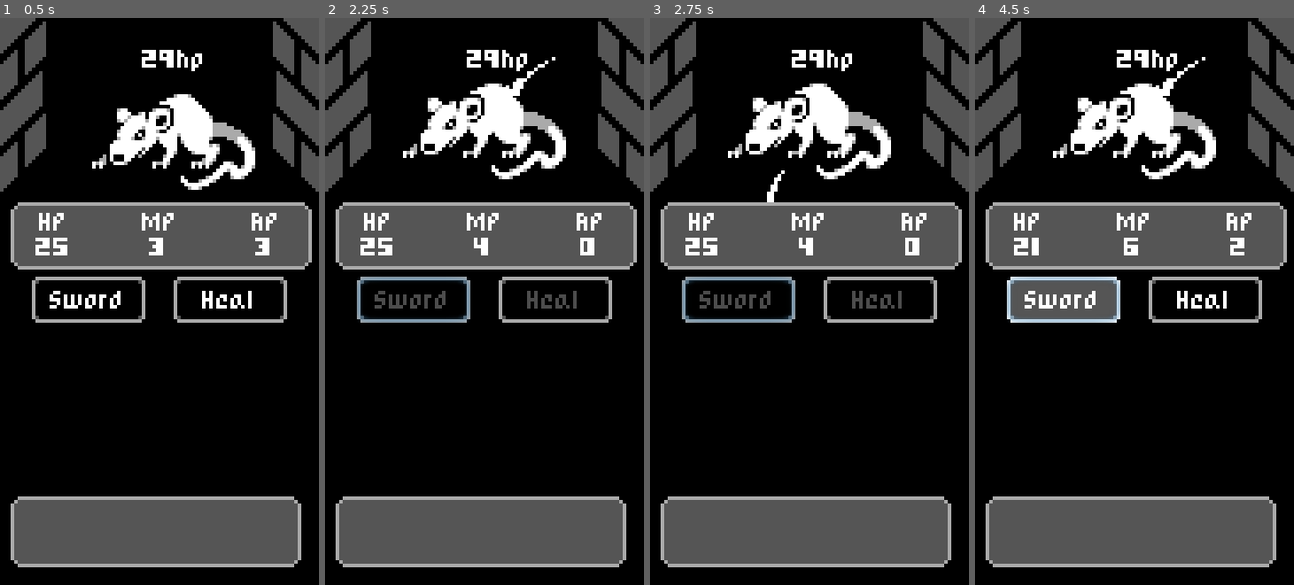
Above: before the commit, frames 1-4 (left to right).
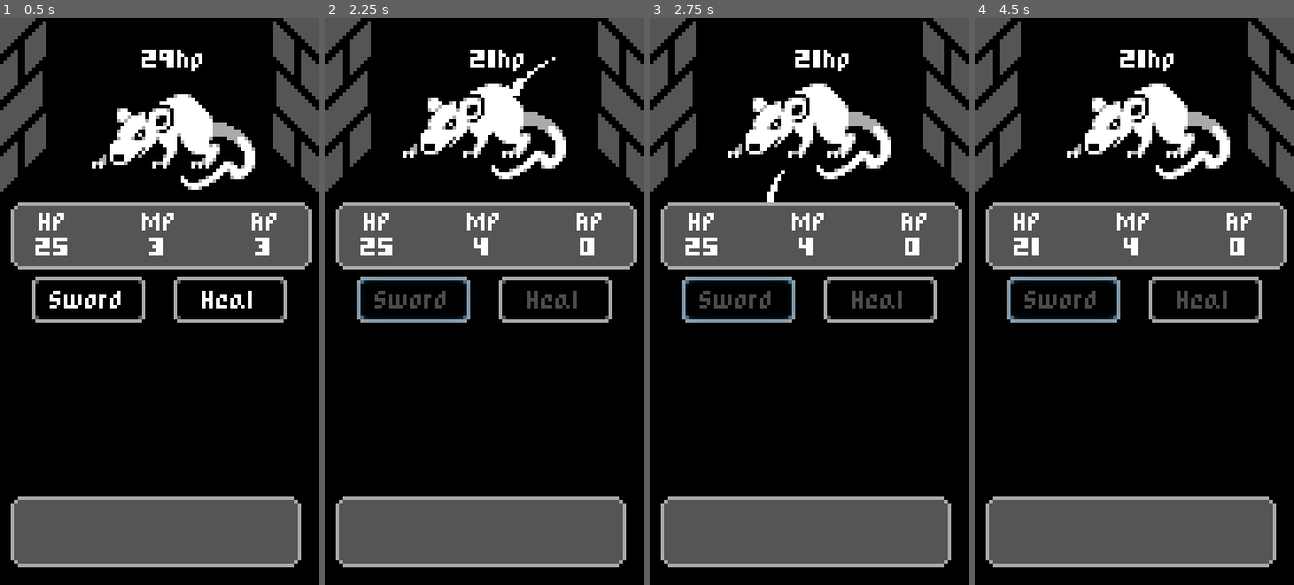
Above: after the commit, the same moments.

Repository: tonytins/mobilerpg
Game: Godot game, scene res://scenes/battle.tscn
Same seed, same stepped clock (60 frames per second), same inputs: the game is played once before the commit and once after it.
Inputs (mouse positions are in pixels of both pictures, inside the frame that each line leads up to):
- Up to frame 1 (0.5 s): no input
- Up to frame 2 (2.25 s): click "Sword" at 0.5 s; click "Heal" at 1.25 s; click "Sword" at 2 s
- Up to frame 3 (2.75 s): no input
- Up to frame 4 (4.5 s): click (1204, 301) at 3.5 s, where only the run before the commit has a clickable "Heal"; click (1064, 301) at 4.25 s, where only the run before the commit has a clickable "Sword"

Frame 1 is identical in both runs. In frame 2, 0.4% of the frame differs, in the area x 44-64%, y 5-10%; in frame 3, 0.4%; in frame 4, 6.9%, in the area x 10-85%, y 5-54%.
Error after the commit: Invalid set index 'hp' (on base: 'Node (stats.gd)') with value of type 'Node (stats.gd)'. (res://scripts/enemy.gd:24)

Commit message:
Decoupled player and enemy interactions
- Player and enemy interactions can now be accessed by the battleUnits resource
- Renamed styles directory to resources

Diff:
--- a/project.godot
+++ b/project.godot
@@ -8,9 +8,14 @@
 
 config_version=4
 
-_global_script_classes=[  ]
+_global_script_classes=[ {
+"base": "Resource",
+"class": "BattleUnits",
+"language": "GDScript",
+"path": "res://scripts/battleUnits.gd"
+} ]
 _global_script_class_icons={
-
+"BattleUnits": ""
 }
 
 [application]
@@ -33,7 +38,7 @@
 
 [gui]
 
-theme/custom="res://styles/game.theme"
+theme/custom="res://resources/game.theme"
 theme/custom_font="res://fonts/pixelrpg-6px.tres"
 
 [importer_defaults]
--- /dev/null
+++ b/resources/battleUnits.tres
@@ -0,0 +1,6 @@
+[gd_resource type="Resource" load_steps=2 format=2]
+
+[ext_resource path="res://scripts/battleUnits.gd" type="Script" id=1]
+
+[resource]
+script = ExtResource( 1 )
--- a/scenes/enemy.tscn
+++ b/scenes/enemy.tscn
@@ -2,7 +2,8 @@
 
 [ext_resource path="res://sprites/Rat.png" type="Texture" id=1]
 [ext_resource path="res://scripts/enemy.gd" type="Script" id=2]
-[ext_resource path="res://styles/game.theme" type="Theme" id=3]
+[ext_resource path="res://resources/game.theme" type="Theme" id=3]
+
 
 [sub_resource type="Animation" id=1]
 resource_name = "attack"
--- a/scripts/baseBtn.gd
+++ b/scripts/baseBtn.gd
@@ -1,4 +1,6 @@
 extends Button
+
+const units = preload("res://resources/battleUnits.tres")
 
 func _on_pressed():
 	pass # Replace with function body.
--- a/scripts/battle.gd
+++ b/scripts/battle.gd
@@ -1,11 +1,11 @@
 extends Node2D
 
-onready var enemy = $enemy
-onready var stats = $stats
-onready var sword_btn = $ui/base/buttons/swordBtn
-onready var health_btn = $ui/base/buttons/healBtn
-onready var block_btn = $ui/base/buttons/blockBtn
+const units = preload("res://resources/battleUnits.tres")
+
 onready var buttons = $ui/base/buttons
+
+onready var enemy = units.enemy
+onready var stats = units.player
 
 func _ready():
 	start_player_turn()
@@ -13,7 +13,6 @@
 func start_enemy_turn():
 	for btn in buttons.get_children():
 		btn.disabled = true
-
 	if enemy != null:
 		enemy.attack(stats)
 		yield(enemy, "end_turn")
--- /dev/null
+++ b/scripts/battleUnits.gd
@@ -0,0 +1,5 @@
+extends Resource
+class_name BattleUnits
+
+var player = null
+var enemy = null
--- a/scripts/enemy.gd
+++ b/scripts/enemy.gd
@@ -1,24 +1,28 @@
 extends Node2D
+
+const units = preload("res://resources/battleUnits.tres")
 
 signal died
 signal end_turn
 
 export var hp = 29 setget set_hp
 
-var target = null
-
 onready var hp_label = $hpLbl
 onready var player = $animationPlayer
 
+
 func _ready():
+	units.enemy = self
 	hp_label.text = str(hp) + "hp"
+
+func _exit_tree():
+	units.enemy = null
 
 func attack(target):
 	yield(get_tree().create_timer(0.4), "timeout")
 	player.play("attack")
-	self.target = target
+	units.player.hp = target
 	yield(player, "animation_finished")
-	self.target = null
 	emit_signal("end_turn")
 
 func set_hp(new_hp):
@@ -26,7 +30,7 @@
 	hp_label.text = str(hp) + "hp"
 
 func take_damange(amount):
-	hp -= amount
+	units.enemy.hp -= amount
 	if is_dead():
 		emit_signal("died")
 		queue_free()
@@ -34,7 +38,7 @@
 		player.play("shake")
 
 func deal_damage():
-	self.target.hp -= 4
+	units.player.hp -= 4
 
 func is_dead():
 	return hp <= 0
--- a/scripts/healBtn.gd
+++ b/scripts/healBtn.gd
@@ -1,10 +1,9 @@
 extends "res://scripts/baseBtn.gd"
 
 func _on_pressed():
-	var main = get_tree().current_scene
-	var stats = main.find_node("stats")
-	if stats != null:
-		if stats.mp >= 8:
-			stats.hp >= 5
-			stats.mp -= 8
-			stats.ap -= 1
+	var player = units.player
+	if player != null:
+		if player.mp >= 8:
+			player.hp >= 5
+			player.mp -= 8
+			player.ap -= 1
--- a/scripts/stats.gd
+++ b/scripts/stats.gd
@@ -1,7 +1,8 @@
 extends Node
 
+const units = preload("res://resources/battleUnits.tres")
+
 signal end_turn
-
 signal hp_changed(val)
 signal ap_changed(val)
 signal mp_changed(val)
@@ -14,17 +15,23 @@
 var ap = max_ap setget set_ap
 var mp = max_mp setget set_mp
 
-func set_hp(val):
-	hp = min(val, max_hp)
+func _ready():
+	units.player = self
+
+func _exit_tree():
+	units.player = null
+
+func set_hp(val: float):
+	hp = clamp(val, 0, max_hp)
 	emit_signal("hp_changed", hp)
 
-func set_ap(val):
+func set_ap(val: float):
 	ap = clamp(val, 0, max_ap)
 	emit_signal("ap_changed", ap)
 
 	if ap == 0:
 		emit_signal("end_turn")
 
-func set_mp(val):
+func set_mp(val: float):
 	mp = clamp(val, 0, max_mp)
 	emit_signal("mp_changed", mp)
--- a/scripts/swordBtn.gd
+++ b/scripts/swordBtn.gd
@@ -3,9 +3,8 @@
 const slash = preload("res://scenes/slash.tscn")
 
 func _on_pressed():
-	var main = get_tree().current_scene
-	var enemy = main.find_node("enemy")
-	var stats = main.find_node("stats")
+	var enemy = units.enemy
+	var stats = units.player
 	if enemy != null and stats != null:
 		create_slash(enemy.global_position)
 		enemy.take_damange(4)
Renamed: styles/btn9slice.tres -> resources/btn9slice.tres
Renamed: styles/btn9slicehover.tres -> resources/btn9slicehover.tres
Renamed: styles/btn9slicepressed.tres -> resources/btn9slicepressed.tres
Binary file added: resources/game.theme
Renamed: styles/panel9slice.tres -> resources/panel9slice.tres
Binary file removed: styles/game.theme
